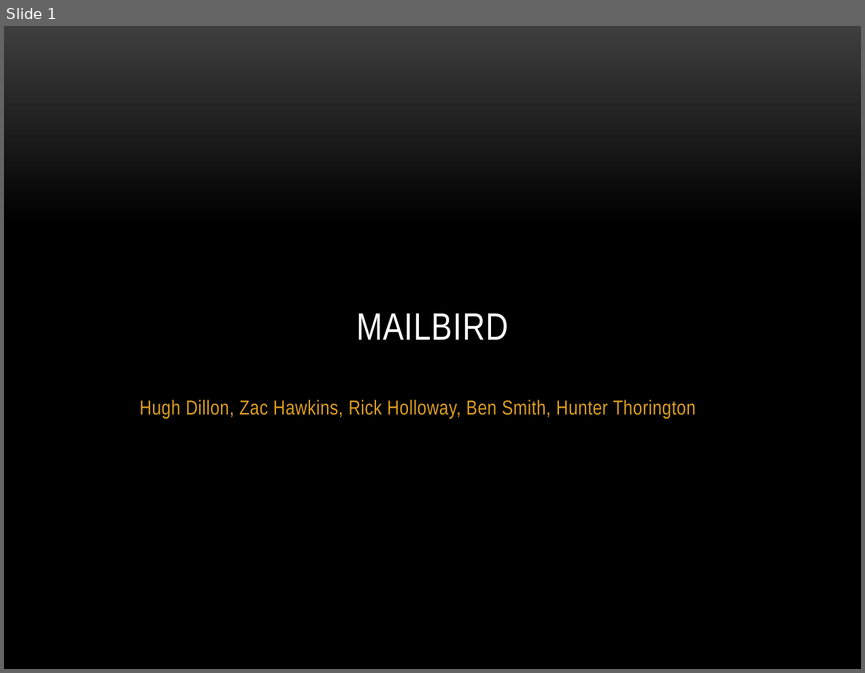
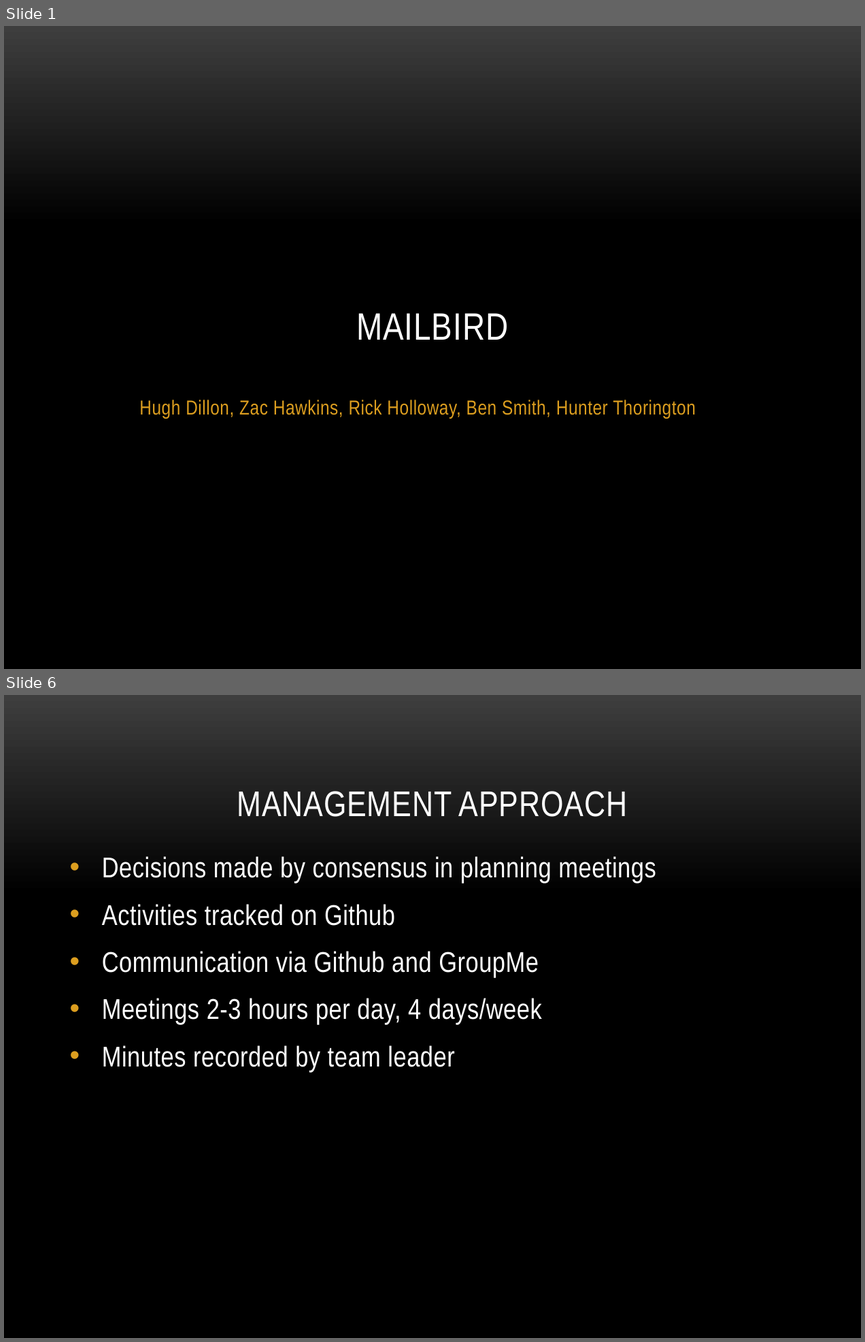
Before and after one commit to MailBirdAU/MailBird, a slide deck: docs/Proposal/Proposal Presentation.pptx. Shown one above the other, each under a label of ours: slide 1 before the commit, slides 1 and 6 after it; the slides between them are not shown. The pictures are 865x673 and 865x1342 pixels, drawn with LibreOffice and Linux fonts; fonts in the diff are those of the drawing; background and template pictures are left out. Boxes give left, top, right and bottom in pixels: in the first picture for what was removed or moved away, otherwise in the second. Text is boxed around its words. In the diff, an @@ line names an element or a change of style, - is before the commit and + after.

```diff
--- a/docs/Proposal/Proposal Presentation.pptx
+++ b/docs/Proposal/Proposal Presentation.pptx
@@ slide 6 added at box(4, 695, 861, 1338), background picture (left out) @@
@@ title added at box(237, 791, 627, 817), 30 pt, text #FFFFFF @@
+MANAGEMENT APPROACH
@@ text added at box(102, 856, 655, 1072), 24 pt, text #FFFFFF @@
+• Decisions made by consensus in planning meetings
+• Activities tracked on Github
+• Communication via Github and GroupMe
+• Meetings 2-3 hours per day, 4 days/week
+• Minutes recorded by team leader
```
Also in this commit, not shown: 7 other slides added, 5 slides removed.
